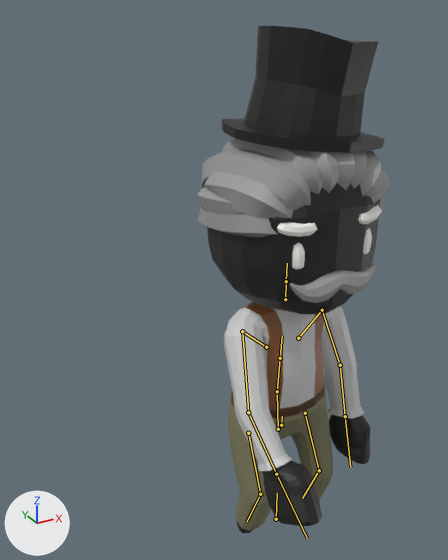
Two versions of the glTF model assets/models/OldClassy_Male.gltf, one commit apart.
Before and after are seen from a 50 mm lens placed at (-2.2, -3.13, 3.76), pointed at (-0.46, 0.03, 2.18). The lights are fixed; the arrows at lower left show +X, +Y and +Z. The first picture is the older version. Both versions are drawn at frame 0 of the action 'SitDown'; the numbers are the values there. The bones that change, and the others that lie on the model, are drawn over the model as lines.

In view in the first picture: 'Body'.
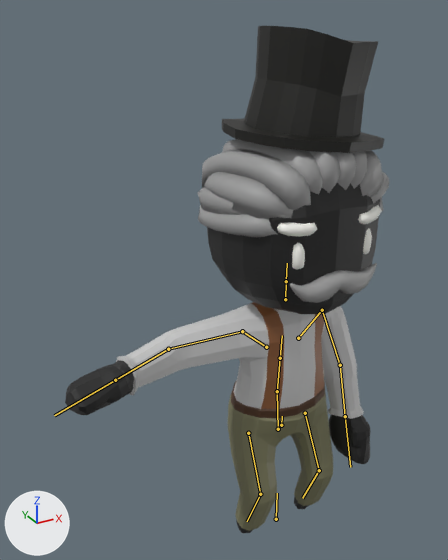
Location of each change, [x1, y1, x2, y2] in pixels of the pictures (448 x 560 px):
'Body', posed (69% wider): before [198, 26, 390, 533]; after [65, 26, 390, 533]
bone 'UpperArm.R', root to tip: before (242, 331) to (248, 412); after (242, 331) to (168, 349)

What the commit changed:
Bone 'UpperArm.R' (bone_upperarm_r) turns from (-58, 5, 60) to (0, 0, 0) degrees about its own x, y and z.
